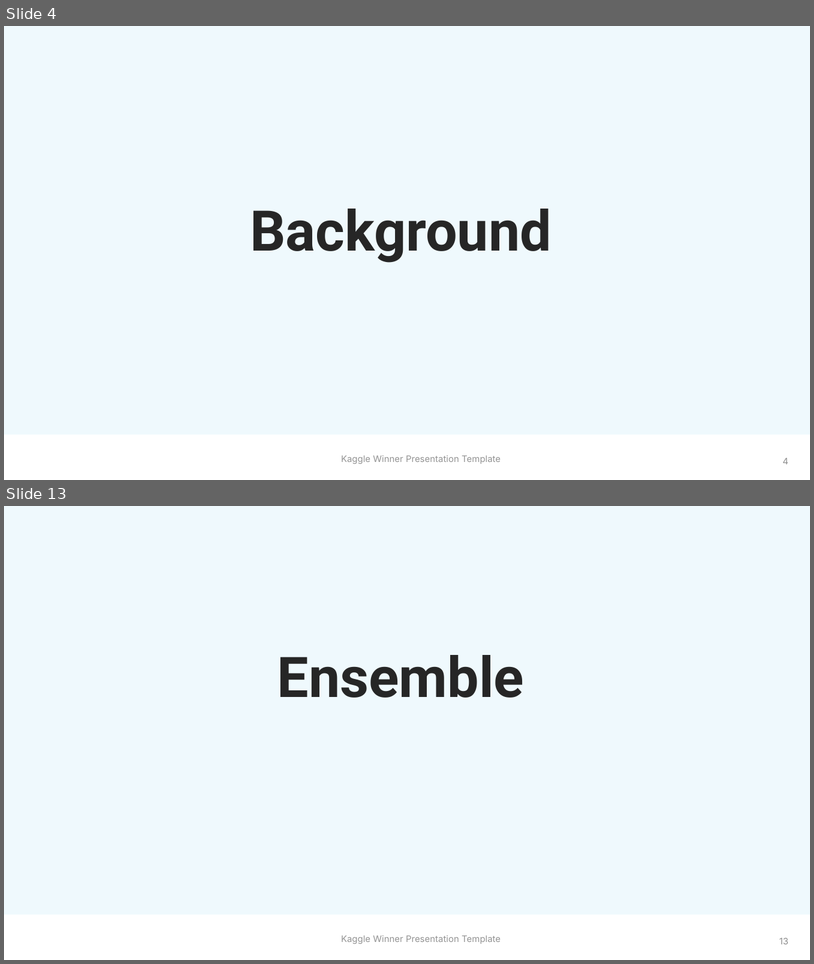
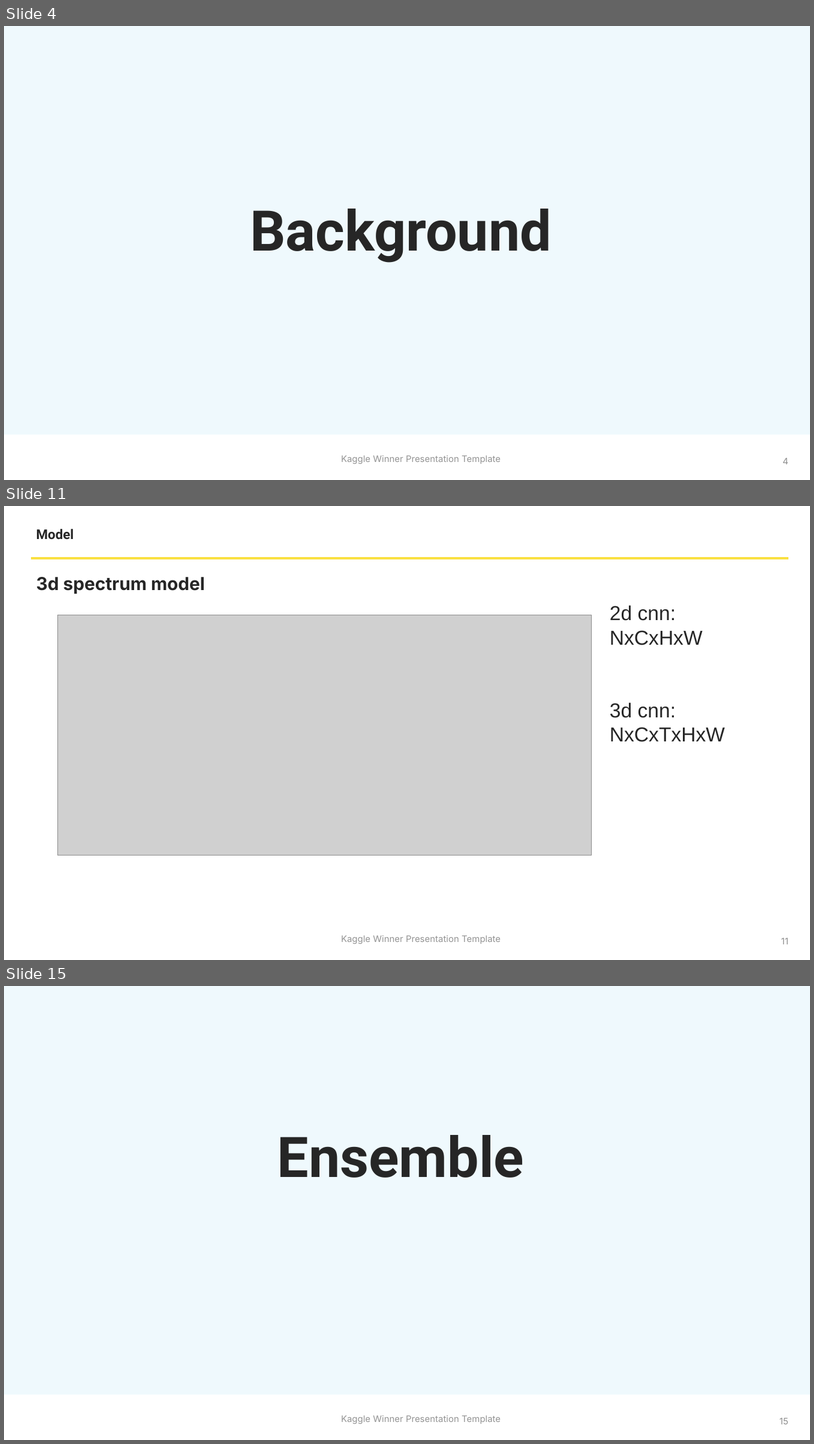
Before and after one commit to 610265158/HMS-eeg-comp, a slide deck: Kaggle Winner Call Template.pptx. Shown one above the other, each under a label of ours: slides 4 and 13 before the commit, slides 4, 11 and 15 after it; the slides between them are not shown. The pictures are 814x964 and 814x1444 pixels, drawn with LibreOffice and Linux fonts; fonts in the diff are those of the drawing; grey boxes stand for pictures; background and template pictures are left out. Boxes give left, top, right and bottom in pixels: in the first picture for what was removed or moved away, otherwise in the second. Text is boxed around its words. In the diff, an @@ line names an element or a change of style, - is before the commit and + after.

```diff
--- a/Kaggle Winner Call Template.pptx
+++ b/Kaggle Winner Call Template.pptx
@@ slide 11 added at (4, 506, 810, 960), background #FFFFFF; not listed: 1 template element that a slide beside it also shows @@
@@ text added at (36, 529, 74, 540), 12 pt, text #262626, bold @@
+Model
@@ line added from (30, 558) to (789, 558), #FAE041 2 pt @@
@@ text added at (36, 577, 205, 594), 16 pt, text #262626, bold @@
+3d spectrum model
@@ text added at (610, 605, 725, 742), 18 pt, text #262626 @@
+2d cnn:
+NxCxHxW
+3d cnn: NxCxTxHxW
@@ picture added at (58, 615, 592, 855) @@
@@ page number added at (782, 937, 789, 944), 8 pt, text #8E8E8E @@
+11
@@ what was slide 13 is now slide 15 @@
@@ page number at (780, 1417, 789, 1424): text changed @@
-13
+15
```
Also in this commit, not shown: 11 slides changed, 6 other slides added, 3 slides removed.
